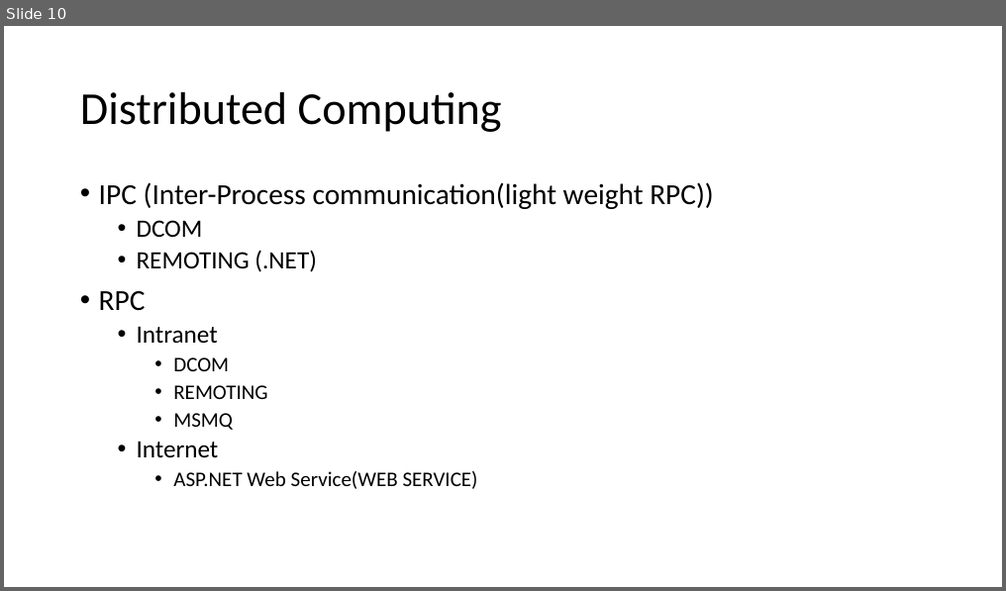
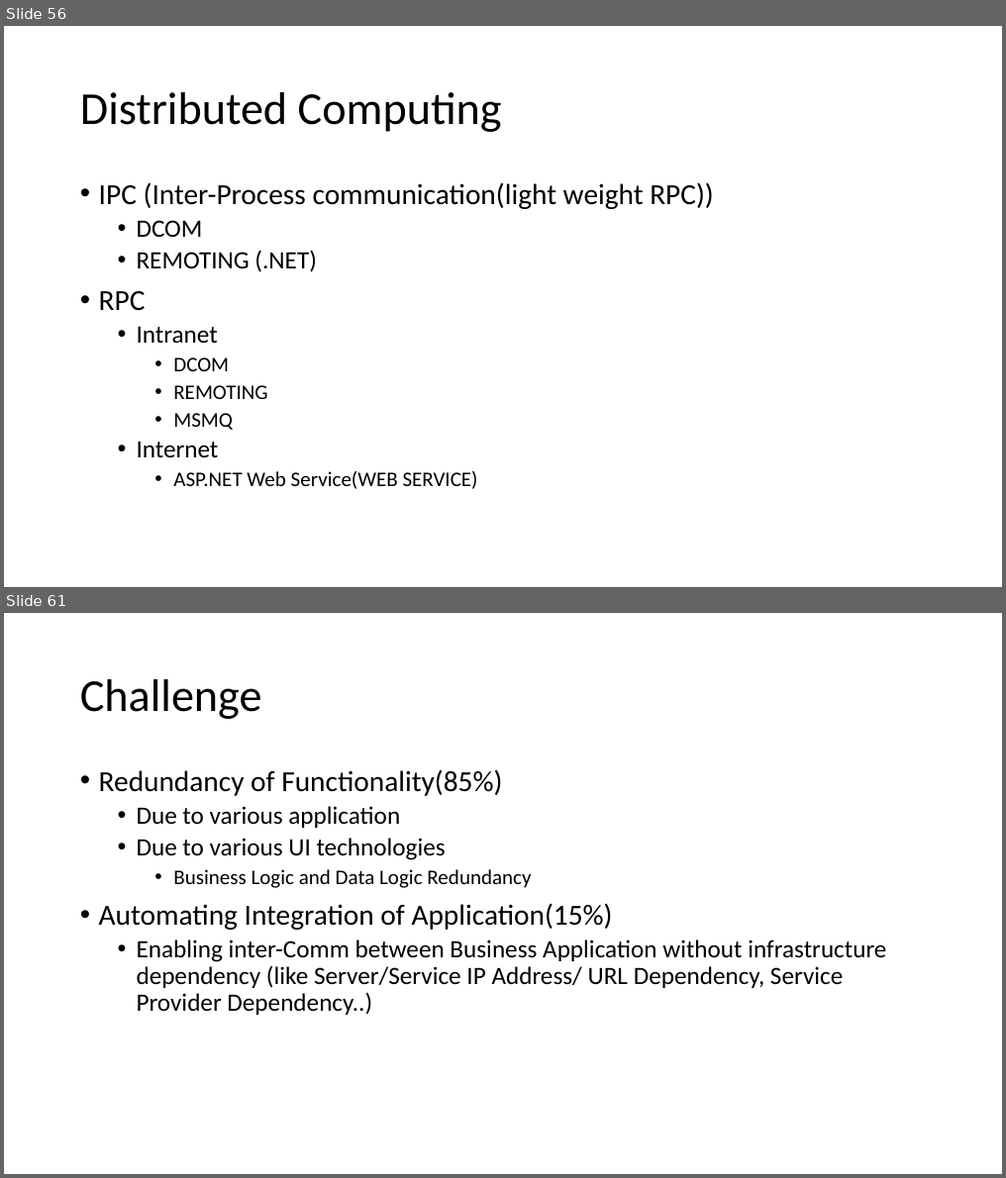
Before and after one commit to elangrg/KDL_27Jun2023, a slide deck: KDL_Con_CSharp_Intro27Jun2023/Content/KynDryl_27Jun_23ClassFlow.pptx. Shown one above the other, each under a label of ours: slide 10 before the commit, slides 56 and 61 after it; the slides between them are not shown. The pictures are 1006x591 and 1006x1178 pixels, drawn with LibreOffice and Linux fonts; fonts in the diff are those of the drawing. Boxes give left, top, right and bottom in pixels: in the first picture for what was removed or moved away, otherwise in the second. Text is boxed around its words. In the diff, an @@ line names an element or a change of style, - is before the commit and + after.

```diff
--- a/KDL_Con_CSharp_Intro27Jun2023/Content/KynDryl_27Jun_23ClassFlow.pptx
+++ b/KDL_Con_CSharp_Intro27Jun2023/Content/KynDryl_27Jun_23ClassFlow.pptx
@@ slide 61 added at [4, 613, 1002, 1174], background #FFFFFF @@
@@ title added at [80, 679, 262, 719], 44 pt, text #000000 @@
+Challenge
@@ text added at [99, 769, 886, 1015], 24 pt, text #000000 @@
+• Redundancy of Functionality(85%)
+  • Due to various application
+  • Due to various UI technologies
+    • Business Logic and Data Logic Redundancy
+• Automating Integration of Application(15%)
+  • Enabling inter-Comm between Business Application without infrastructure dependency (like Server/Service IP Address/ URL Dependency, Service Provider Dependency..)
@@ what was slide 10 is now slide 56 @@
```
Also in this commit, not shown: 28 other slides added.
